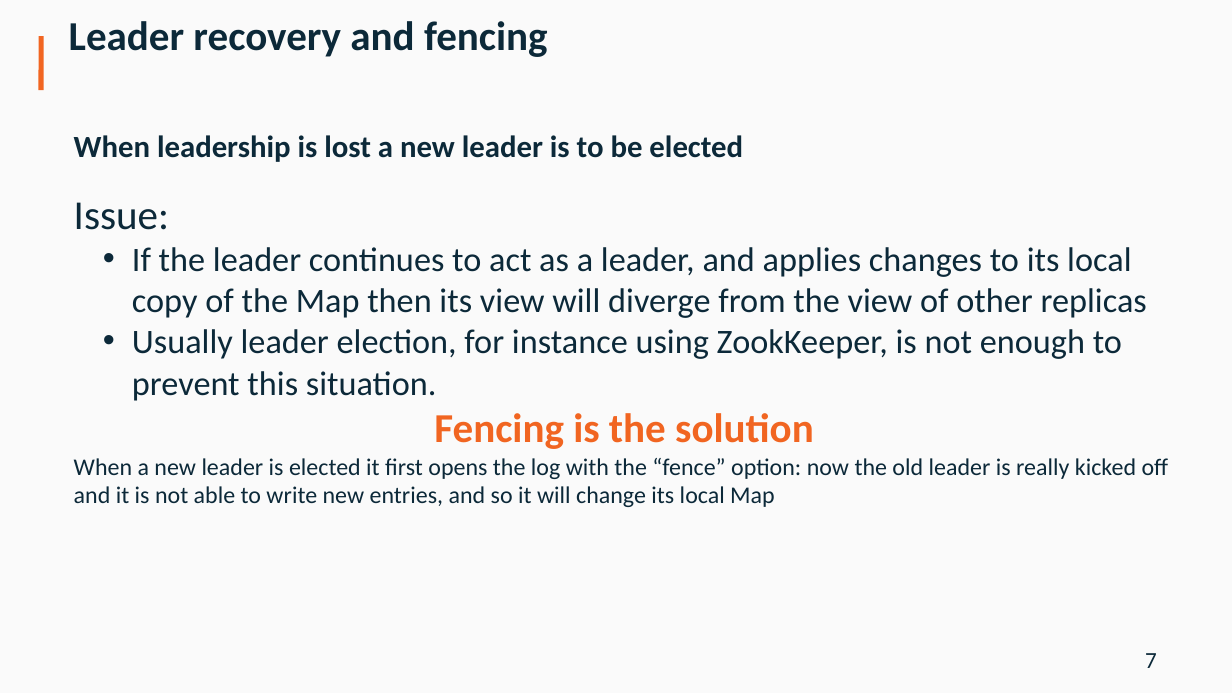
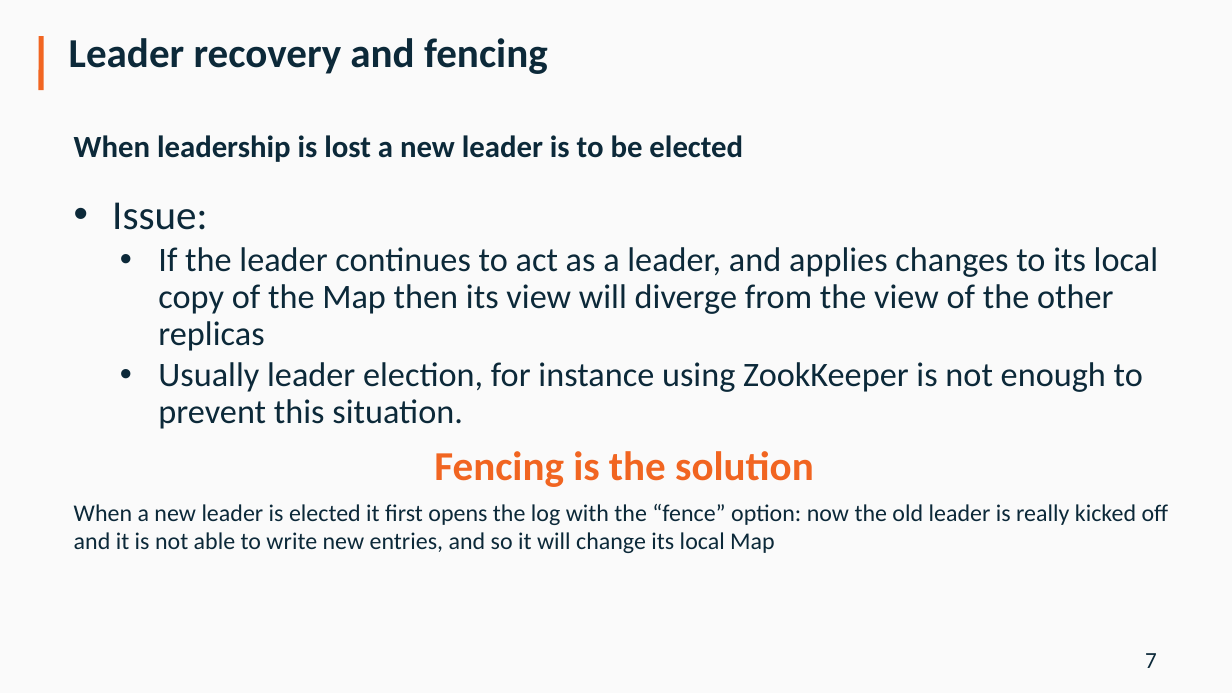
Before and after one commit to diennea/majordodo, a slide deck: slide 7 of docs/Diennea_Olivelli_ApacheCon16.pptx. Drawn at 1232x693 pixels with LibreOffice and Linux fonts; fonts in the diff are those of the drawing; background and template pictures are left out. Boxes give left, top, right and bottom in pixels: in the first picture for what was removed or moved away, otherwise in the second. Text is boxed around its words. In the diff, an @@ line names an element or a change of style, - is before the commit and + after.

```diff
--- a/docs/Diennea_Olivelli_ApacheCon16.pptx
+++ b/docs/Diennea_Olivelli_ApacheCon16.pptx
@@ title "Leader recovery and fencing" at [69, 38, 548, 74]: line spacing 5.5pt to 15.6pt @@
@@ text at [74, 202, 1169, 553]: bullet none to •; more space between paragraphs @@
@@ text at [158, 247, 1158, 429]: text changed @@
-  • If the leader continues to act as a leader, and applies changes to its local copy of the Map then its view will diverge from the view of other replicas
-  • Usually leader election, for instance using ZookKeeper, is not enough to prevent this situation.
+  • If the leader continues to act as a leader, and applies changes to its local copy of the Map then its view will diverge from the view of the other replicas
+  • Usually leader election, for instance using ZookKeeper is not enough to prevent this situation.
```
Also in this commit, not shown: 18 other slides changed, 1 other file.
